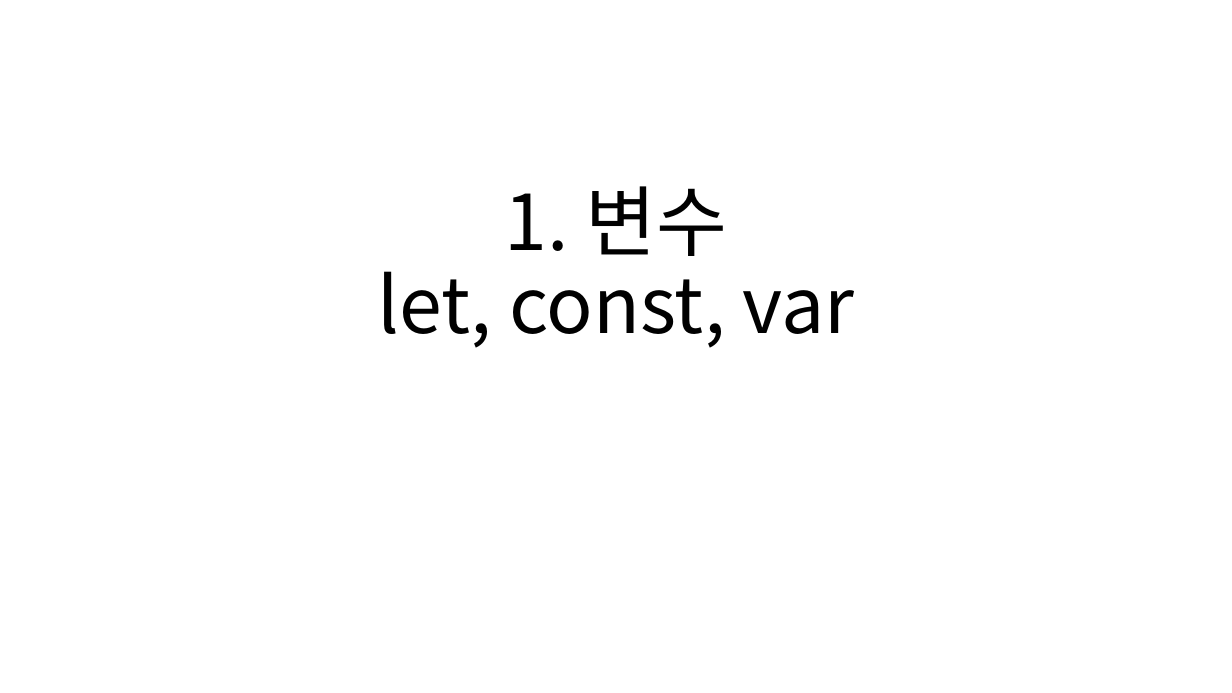
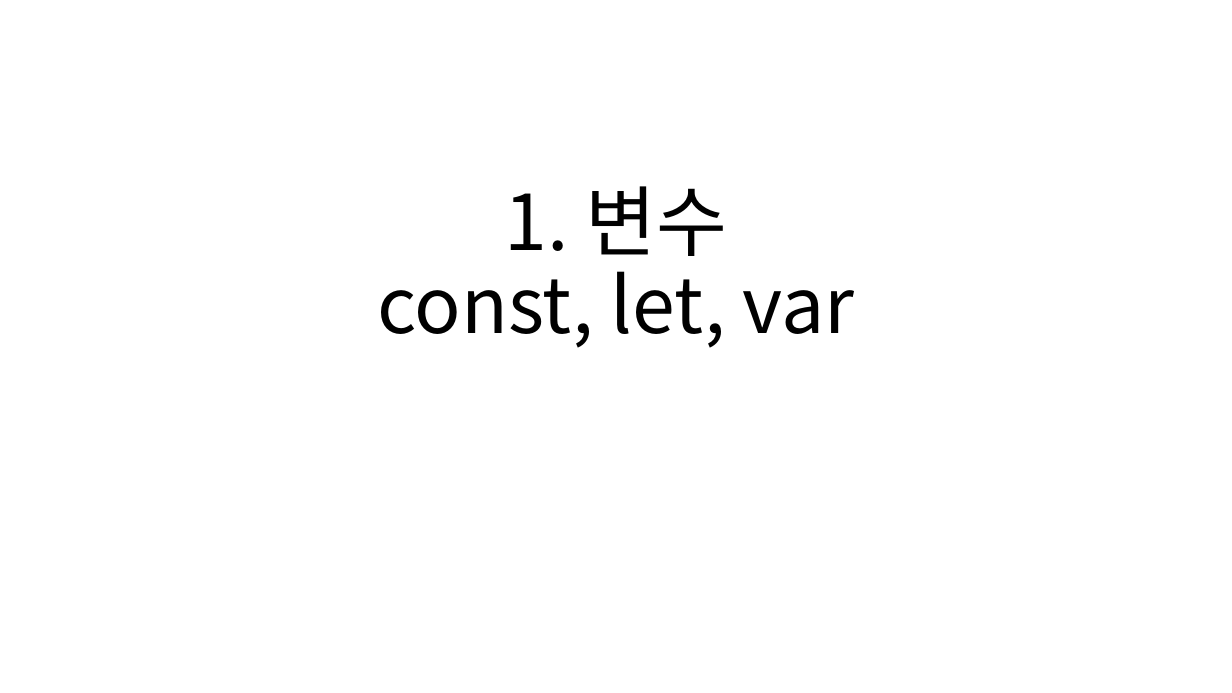
Before and after one commit to GNUCSAssistants/2021webprogramming, a slide deck: slide 13 of 수업/5. JavaScript (1)/PPT/5. JavaScript (1).pptx. Drawn at 1232x693 pixels with LibreOffice and Linux fonts; fonts in the diff are those of the drawing. Boxes give left, top, right and bottom in pixels: in the first picture for what was removed or moved away, otherwise in the second. Text is boxed around its words. In the diff, an @@ line names an element or a change of style, - is before the commit and + after.

```diff
--- a/수업/5. JavaScript (1)/PPT/5. JavaScript (1).pptx
+++ b/수업/5. JavaScript (1)/PPT/5. JavaScript (1).pptx
@@ title at <box>377,186,855,348</box>: text changed @@
-1. 변수
-let, const, var
+1. 변수
+const, let, var
```
Also in this commit, not shown: 29 slides added, 1 other file.
